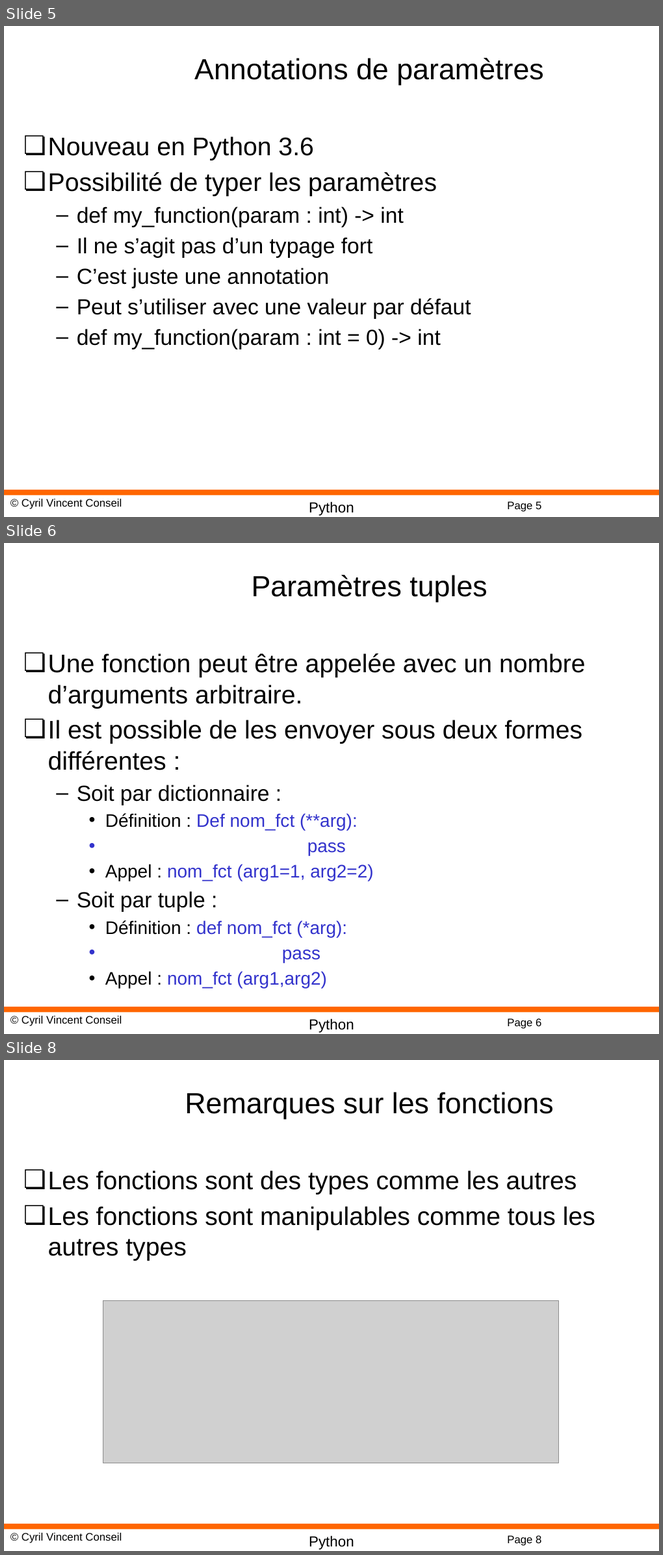
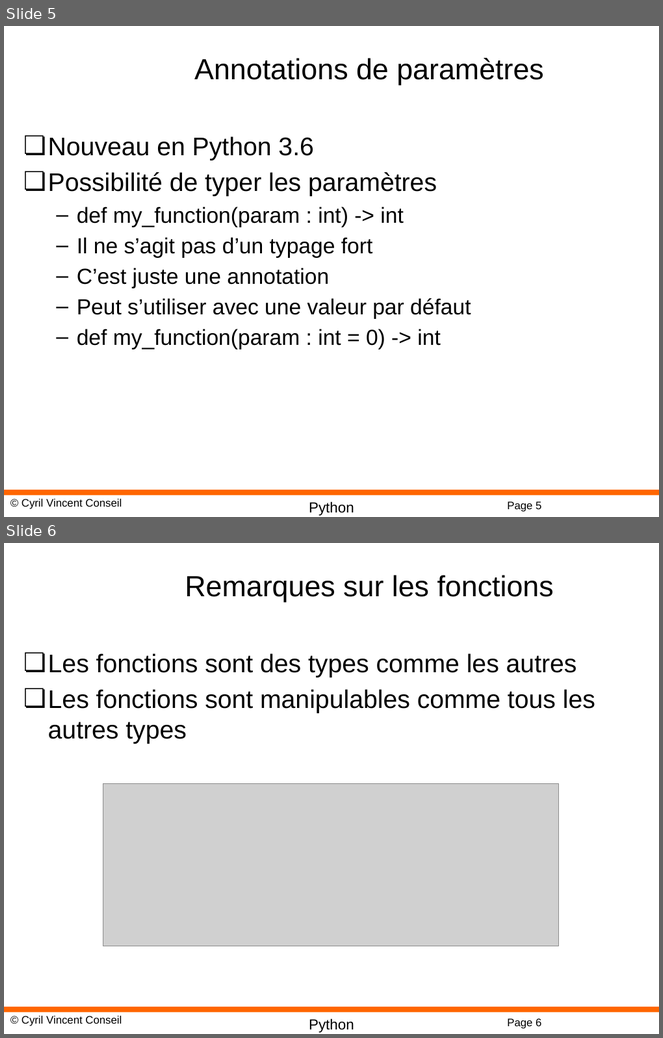
Before and after one commit to cyrilvincent/python, a slide deck: ppt/Python04-Functions.pptx. Shown one above the other, each under a label of ours: slides 5, 6 and 8 before the commit, slides 5 and 6 after it; the slides between them are not shown. The pictures are 663x1555 and 663x1038 pixels, drawn with LibreOffice and Linux fonts; fonts in the diff are those of the drawing; grey boxes stand for pictures; background and template pictures are left out. Boxes give left, top, right and bottom in pixels: in the first picture for what was removed or moved away, otherwise in the second. Text is boxed around its words. In the diff, an @@ line names an element or a change of style, - is before the commit and + after.

```diff
--- a/ppt/Python04-Functions.pptx
+++ b/ppt/Python04-Functions.pptx
@@ slide 6 removed at box(4, 543, 659, 1034), background #FFFFFF; not listed: 4 template elements that a slide beside it also shows @@
@@ title removed at box(252, 575, 487, 602) @@
-Paramètres tuples
@@ text removed at box(48, 653, 586, 988) @@
-❏ Une fonction peut être appelée avec un nombre d’arguments arbitraire.
-❏ Il est possible de les envoyer sous deux formes différentes :
-  – Soit par dictionnaire :
-    • Définition : Def nom_fct (**arg):
-    • pass
-    • Appel : nom_fct (arg1=1, arg2=2)
-  – Soit par tuple :
-    • Définition : def nom_fct (*arg):
-    • pass
-    • Appel : nom_fct (arg1,arg2)
@@ what was slide 8 is now slide 6 @@
```
Also in this commit, not shown: 1 other slide removed, 2 other files.
